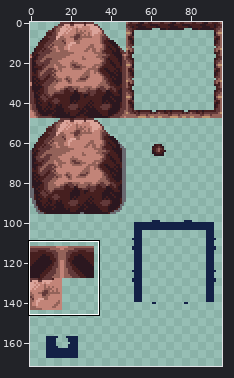
Two versions of one sprite sheet, maps/Game/Pop_Ups/Mountain/Mountain.png. The picture above shows the old version from afar; the outline marks the close-up.
Close-up. Before:
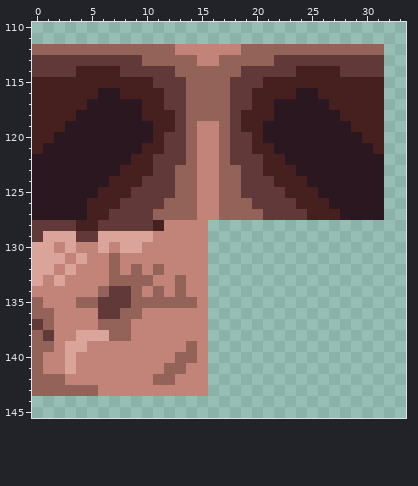
The file is 96x192 pixels. Shown: x 0..33, y 110..145. The wide view leaves out empty margins.
Now the later version:
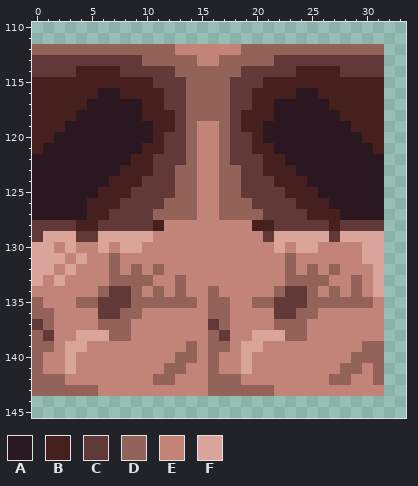
Palette (. is transparent): A #2b171f  B #461f1f  C #623939  D #936259  E #c28478  F #dba49a
Change:
y 128: x 16..31 ................ -> EEEEBBCCCCCBCCCC
y 129: x 16..31 ................ -> EEEEECFFFFFCFFFF
y 130: x 16..31 ................ -> EEEEEEFEFFEEEEFF
y 131: x 16..31 ................ -> EEEEEEEDEEEEEEFF
y 132: x 16..31 ................ -> EEEEEEEDEDEDEEEF
y 133: x 16..31 ................ -> EEEEEEEDDDDEEDEF
y 134: x 16..31 ................ -> DEEEEEDCCDEDEDEF
y 135: x 16..31 ................ -> DDEEDDCCCDDDDDDE
y 136: x 16..31 ................ -> DDEEEECCDDEEEEEE
y 137: x 16..31 ................ -> CDEEEEDDDEEEEEEE
y 138: x 16..31 ................ -> DCEEFFFDDEEEEEEE
y 139: x 16..31 ................ -> DDEFFEEEEEEEEEDD
y 140: x 16..31 ................ -> DEEFEEEEEEEEEDDD
y 141: x 16..31 ................ -> DEEFEEEEEEEEDDED
y 142: x 16..31 ................ -> DDDEEEEEEEEDDEED
y 143: x 16..31 ................ -> DDDDDDEEEEEEEEEE
Boxes around the changes in both close-ups, in picture pixels (x1, y1, x2, y2):
added: (208, 220, 384, 396)
